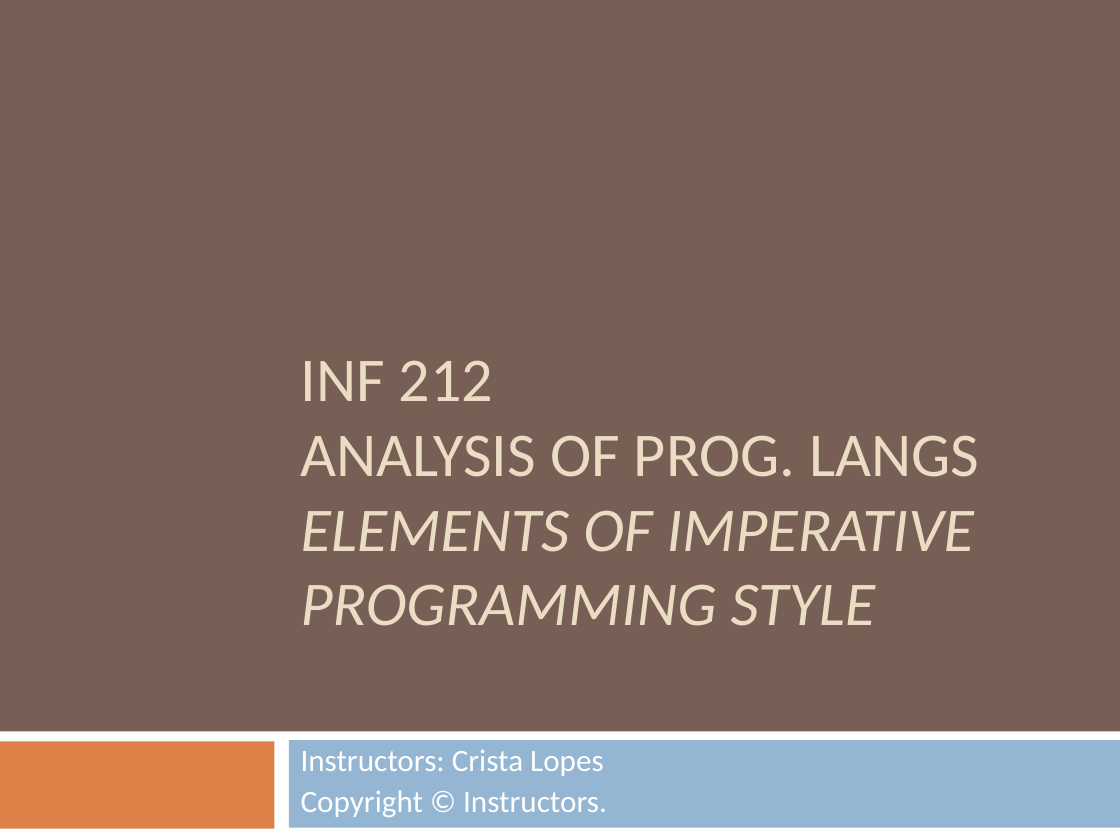
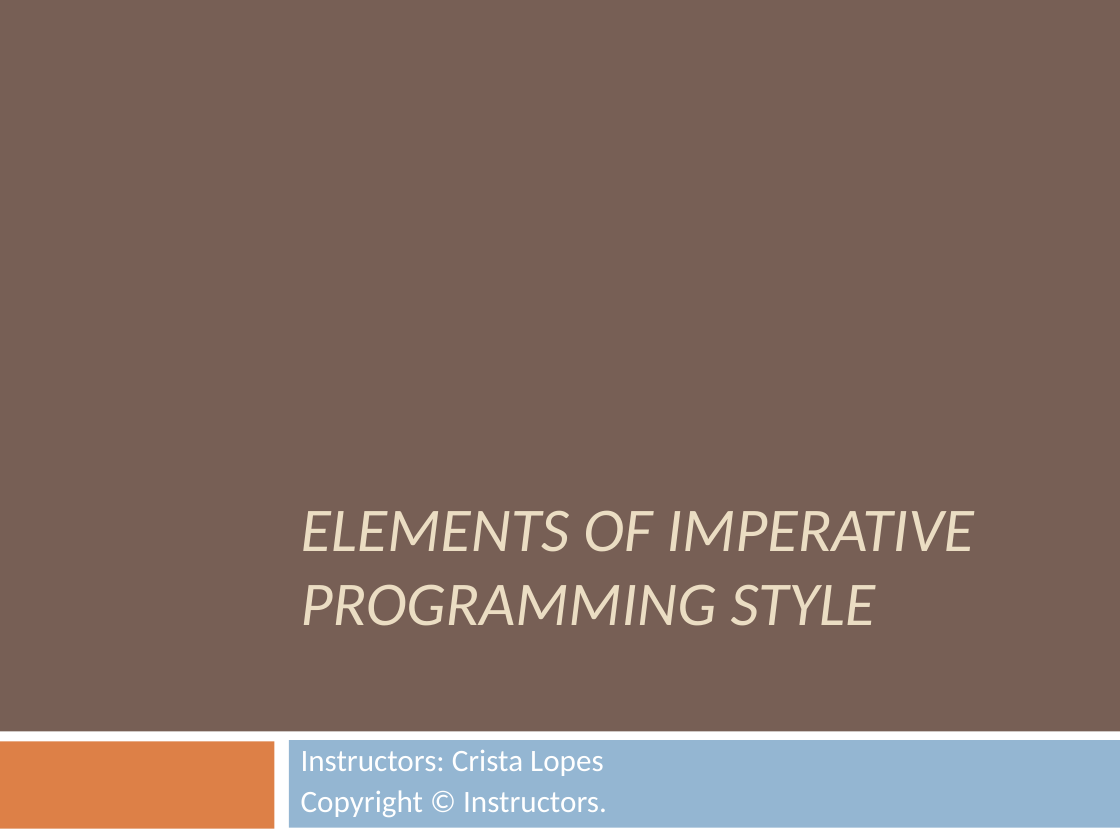
Before and after one commit to crista/EPS-slides, a slide deck: slide 1 of EPS-Imperative.ppt. Drawn at 1120x840 pixels with LibreOffice and Linux fonts; fonts in the diff are those of the drawing. Boxes give left, top, right and bottom in pixels: in the first picture for what was removed or moved away, otherwise in the second. Text is boxed around its words. In the diff, an @@ line names an element or a change of style, - is before the commit and + after.

```diff
--- a/EPS-Imperative.ppt
+++ b/EPS-Imperative.ppt
@@ title at <box>301,510,974,626</box>: text changed @@
-INF 212
-ANALYSIS OF PROG. LANGS
-ELEMENTS OF IMPERATIVE PROGRAMMING STYLE
+ELEMENTS OF IMPERATIVE PROGRAMMING STYLE
```
Also in this commit, not shown: 2 other slides changed, 8 slides removed, 5 other files.
